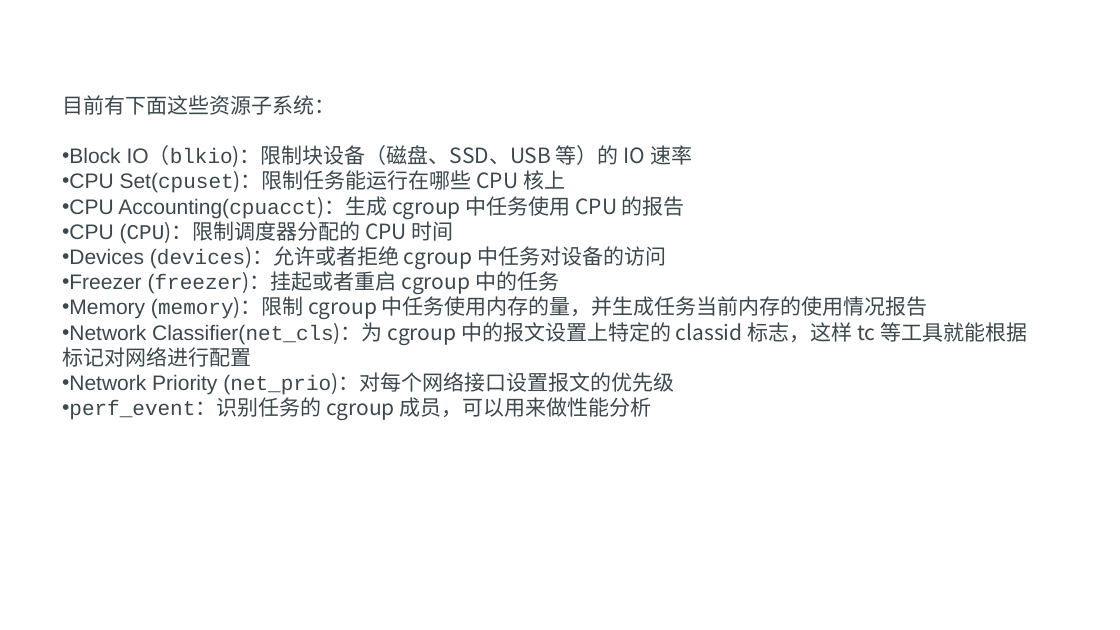
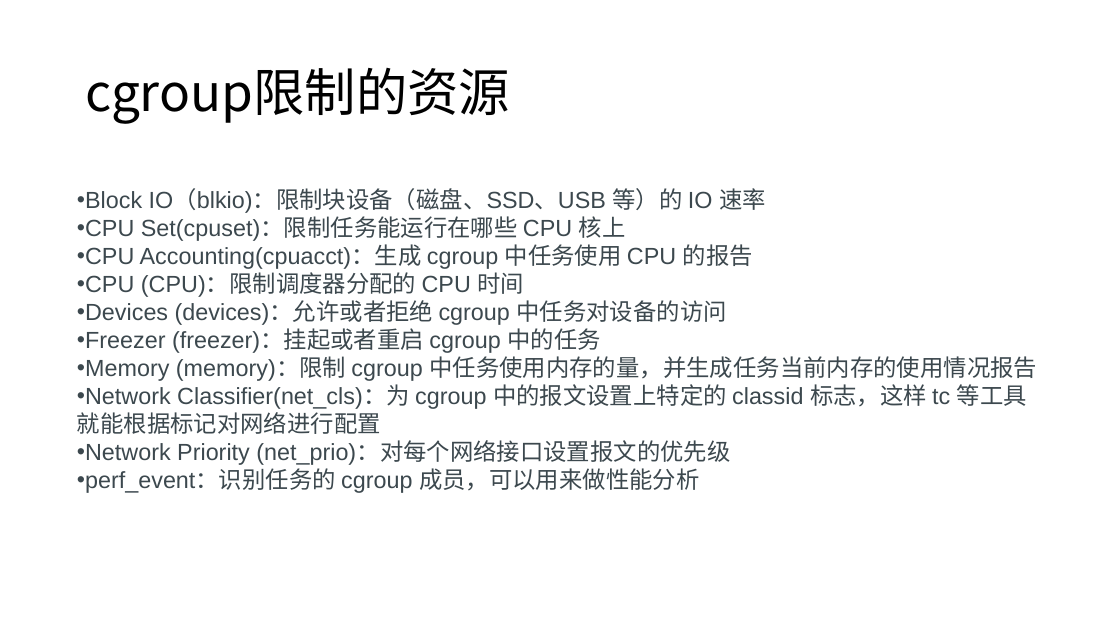
Before and after one commit to axzxs2001/Asp.NetCoreExperiment, a slide deck: slide 14 of Asp.NetCoreExperiment/kubernetes/kubernetes.pptx (slide 11 before the commit). Drawn at 1120x630 pixels with LibreOffice and Linux fonts; fonts in the diff are those of the drawing; background and template pictures are left out. Boxes give left, top, right and bottom in pixels: in the first picture for what was removed or moved away, otherwise in the second. Text is boxed around its words. In the diff, an @@ line names an element or a change of style, - is before the commit and + after.

```diff
--- a/Asp.NetCoreExperiment/kubernetes/kubernetes.pptx
+++ b/Asp.NetCoreExperiment/kubernetes/kubernetes.pptx
@@ title added at (85, 68, 510, 124), 44 pt, text #000000 @@
+cgroup限制的资源
@@ text at (62, 95, 335, 115): paragraph removed @@
-目前有下面这些资源子系统：
@@ text "Block IO（blkio)：限制块设备（磁盘、SSD、USB 等）的 IO 速率": place and size @@
-text "Block IO（blkio)：限制块设备（磁盘、SSD、USB 等）的 IO 速率" at (62, 95, 1027, 420)
+text "Block IO（blkio)：限制块设备（磁盘、SSD、USB 等）的 IO 速率" at (77, 188, 1037, 493)
@@ text "Block IO（blkio)：限制块设备（磁盘、SSD、USB 等）的 IO 速率" at (77, 188, 1037, 493): size 18 to 20 pt; font Courier New to Arial in "IO（blkio)：限制块设备（磁盘、SSD、USB", "Set(cpuset)：限制任务能运行在哪些", "Accounting(cpuacct)：生成", "(CPU)：限制调度器分配的" and 6 more places; font Noto Sans CJK SC to Arial in "IO（blkio)：限制块设备（磁盘、SSD、USB 等）的 IO 速率", "Set(cpuset)：限制任务能运行在哪些 CPU 核上", "Accounting(cpuacct)：生成 cgroup 中任务使用 CPU 的报告", "(CPU)：限制调度器分配的 CPU 时间" and 6 more places @@
```
Also in this commit, not shown: 12 other slides changed, 4 slides added, 1 slide removed.
